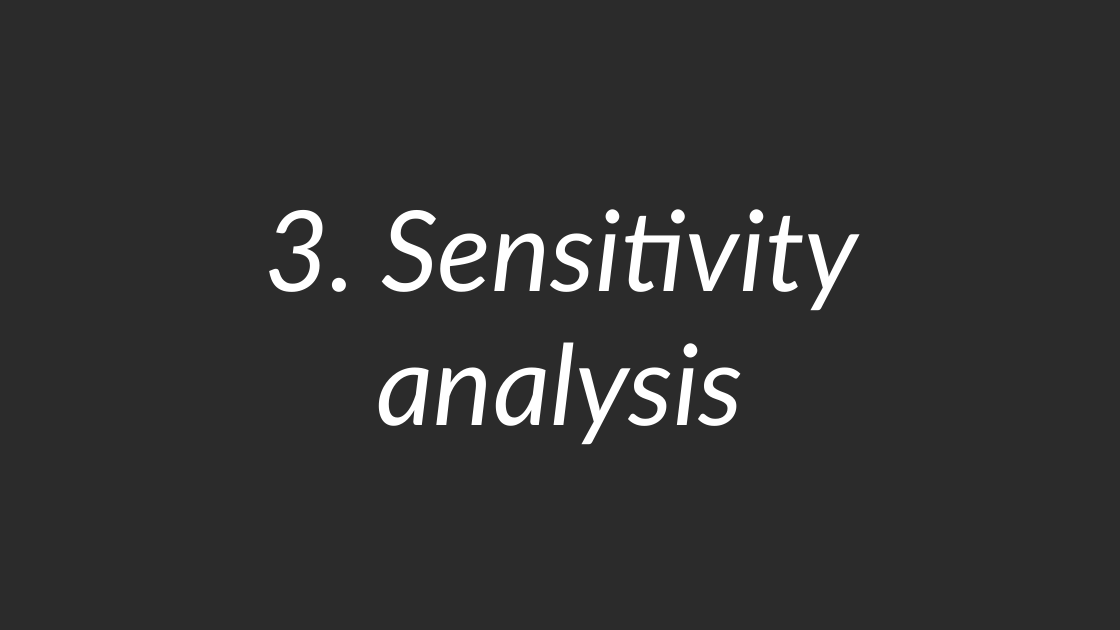
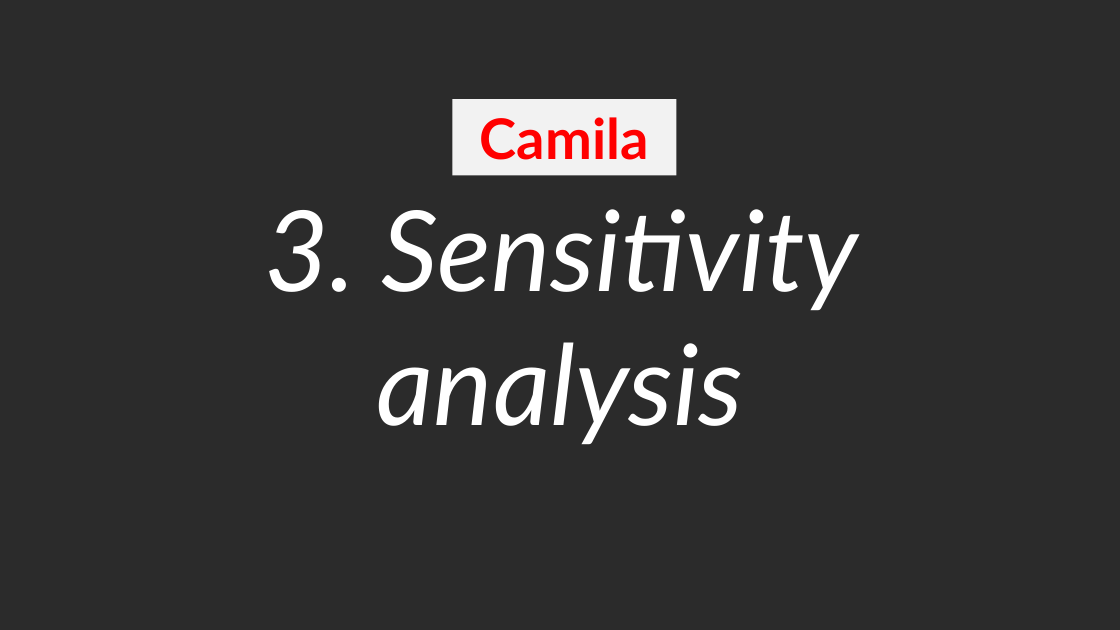
Before and after one commit to DejvisT/Sensitivity-Analysis-and-Surrogate-Modeling-of-PEM-Fuel-Cells, a slide deck: slide 13 of final_presentation_v1.pptx (slide 12 before the commit). Drawn at 1120x630 pixels with LibreOffice and Linux fonts; fonts in the diff are those of the drawing; background and template pictures are left out; a plain dark background stands for a picture behind light text. Boxes give left, top, right and bottom in pixels: in the first picture for what was removed or moved away, otherwise in the second. Text is boxed around its words. In the diff, an @@ line names an element or a change of style, - is before the commit and + after.

```diff
--- a/final_presentation_v1.pptx
+++ b/final_presentation_v1.pptx
@@ rectangle added at [453, 99, 677, 176], fill #F2F2F2, 48 pt, text #FF0000, bold @@
+Camila
```
Also in this commit, not shown: 6 other slides changed, 3 slides added.
